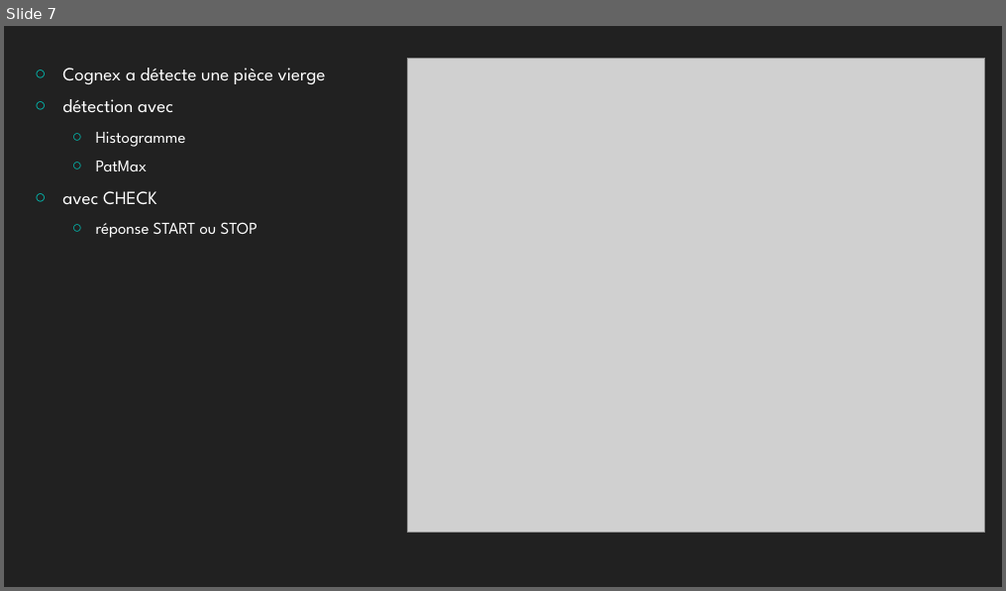
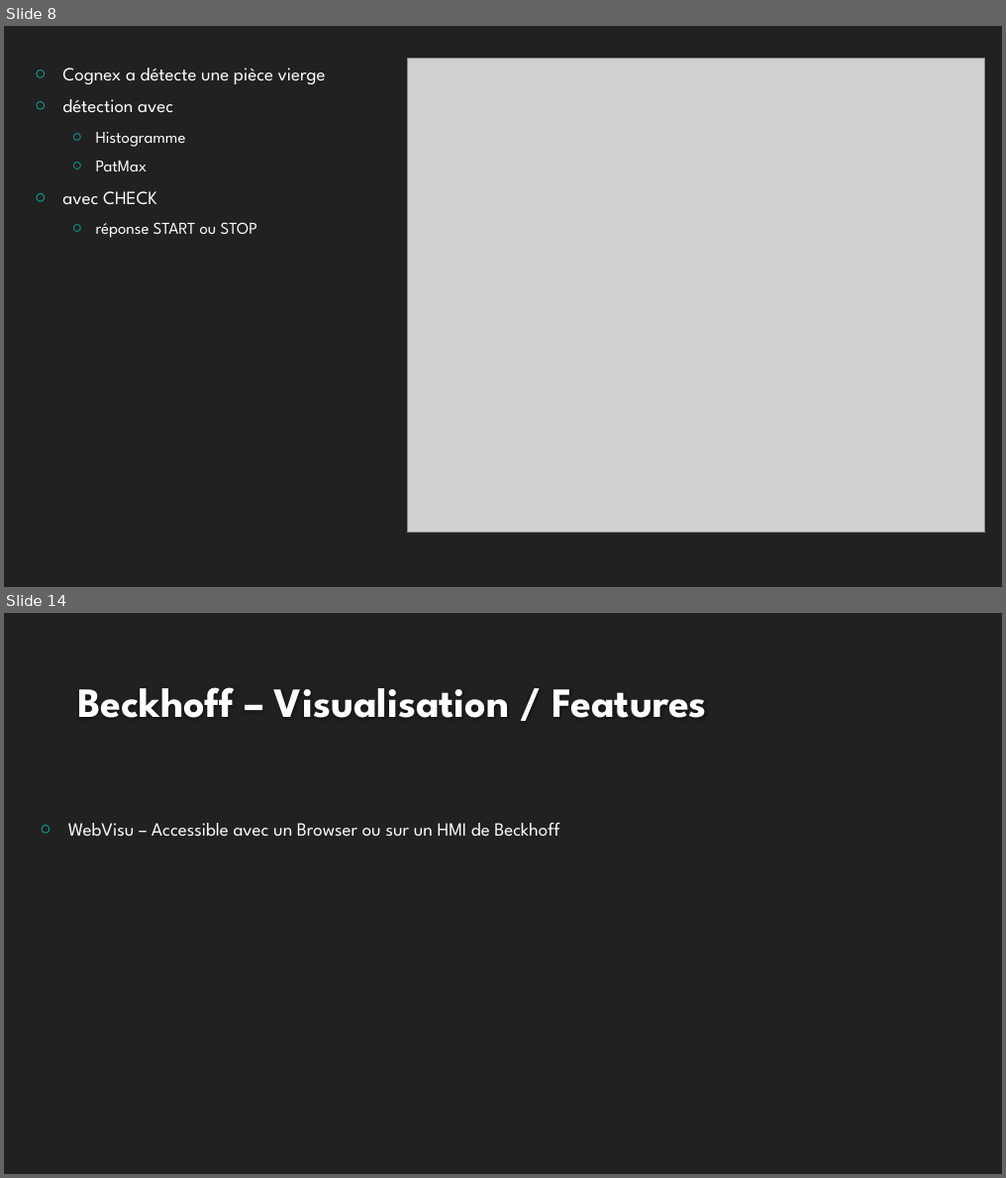
Before and after one commit to SAMUD/BeckhoffPickPlace3ax, a slide deck: Presentation.pptx. Shown one above the other, each under a label of ours: slide 7 before the commit, slides 8 and 14 after it; the slides between them are not shown. The pictures are 1006x591 and 1006x1178 pixels, drawn with LibreOffice and Linux fonts; fonts in the diff are those of the drawing; grey boxes stand for pictures; background and template pictures are left out. Boxes give left, top, right and bottom in pixels: in the first picture for what was removed or moved away, otherwise in the second. Text is boxed around its words. In the diff, an @@ line names an element or a change of style, - is before the commit and + after.

```diff
--- a/Presentation.pptx
+++ b/Presentation.pptx
@@ slide 14 added at [4, 613, 1002, 1174], background #212121 @@
@@ title added at [78, 687, 707, 718], 40 pt, text #FEFEFE, bold @@
+Beckhoff – Visualisation / Features
@@ text added at [68, 823, 559, 837], 18 pt, text #FFFFFF @@
+○ WebVisu – Accessible avec un Browser ou sur un HMI de Beckhoff
@@ what was slide 7 is now slide 8 @@
```
Also in this commit, not shown: 2 slides changed, 17 other slides added, 23 other files.
